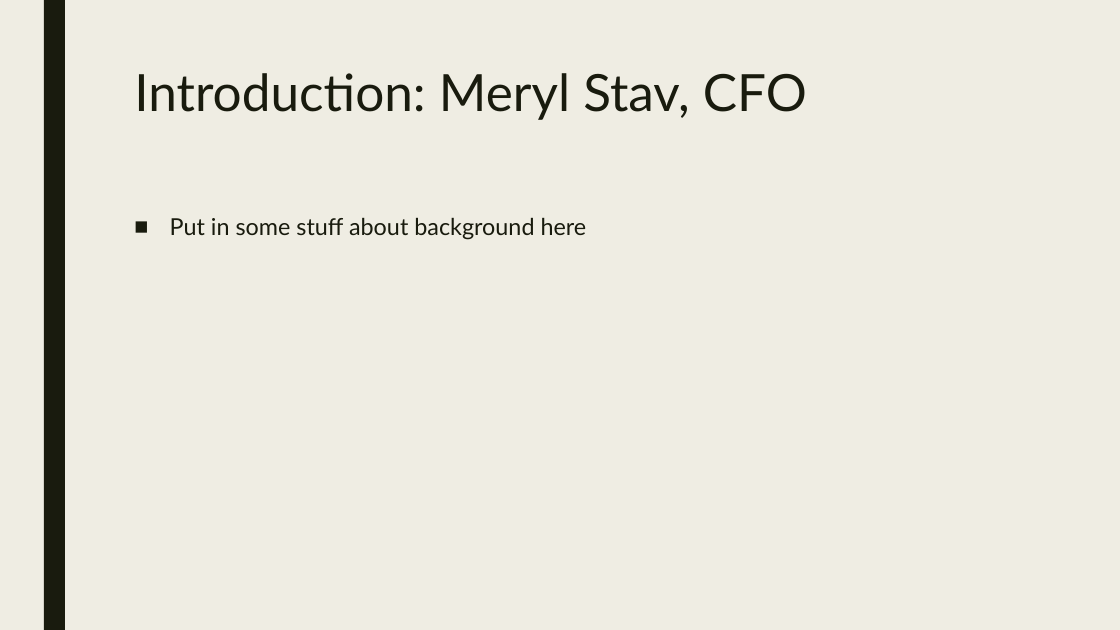
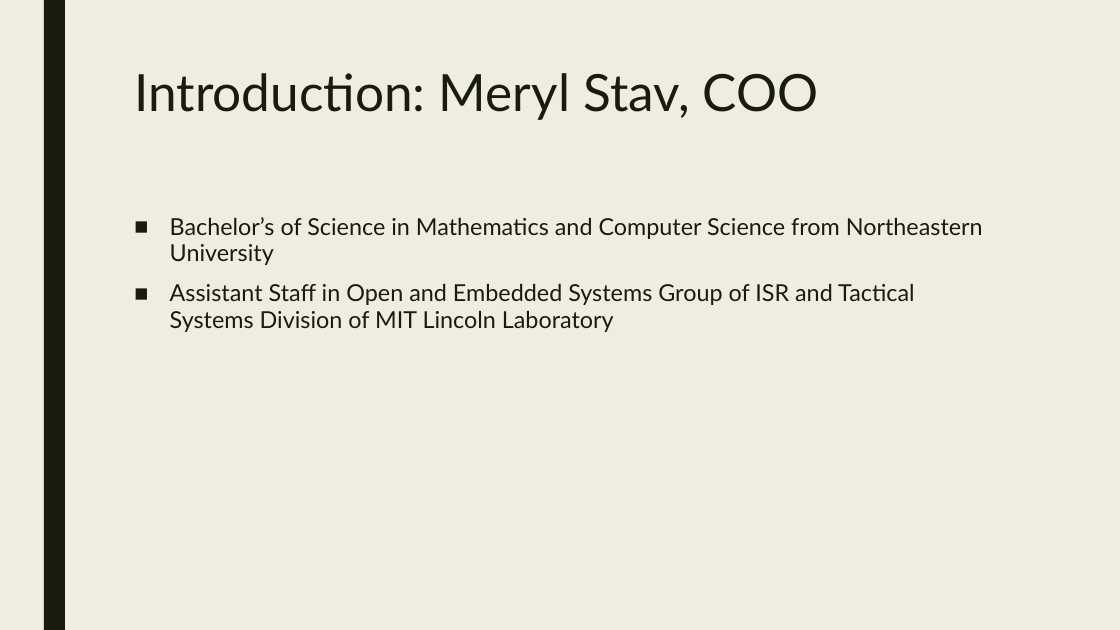
Before and after one commit to seekheart/PamFinder, a slide deck: slide 5 of LockOn.pptx. Drawn at 1120x630 pixels with LibreOffice and Linux fonts; fonts in the diff are those of the drawing. Boxes give left, top, right and bottom in pixels: in the first picture for what was removed or moved away, otherwise in the second. Text is boxed around its words. In the diff, an @@ line names an element or a change of style, - is before the commit and + after.

```diff
--- a/LockOn.pptx
+++ b/LockOn.pptx
@@ title at box(134, 73, 819, 120): text changed @@
-Introduction: Meryl Stav, CFO
+Introduction: Meryl Stav, COO
@@ text at box(170, 217, 983, 332): text changed @@
-■ Put in some stuff about background here
+■ Bachelor’s of Science in Mathematics and Computer Science from Northeastern University
+■ Assistant Staff in Open and Embedded Systems Group of ISR and Tactical Systems Division of MIT Lincoln Laboratory
```
Also in this commit, not shown: 3 other slides changed, 26 other files.
